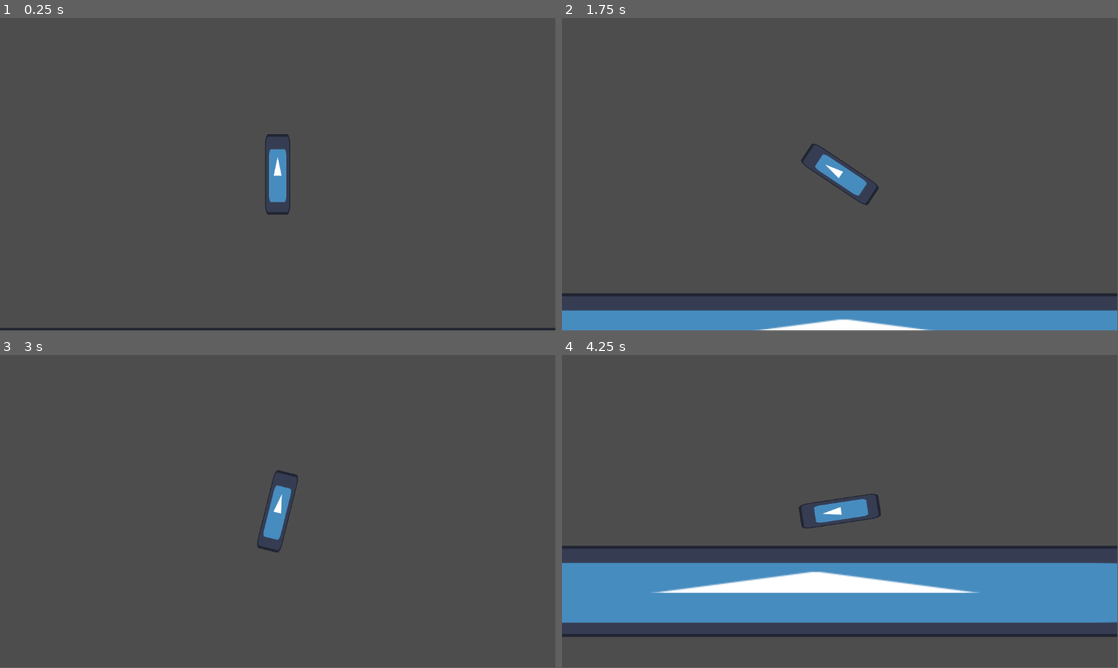
Above: before the commit, frames 1-4 (two rows, left to right).
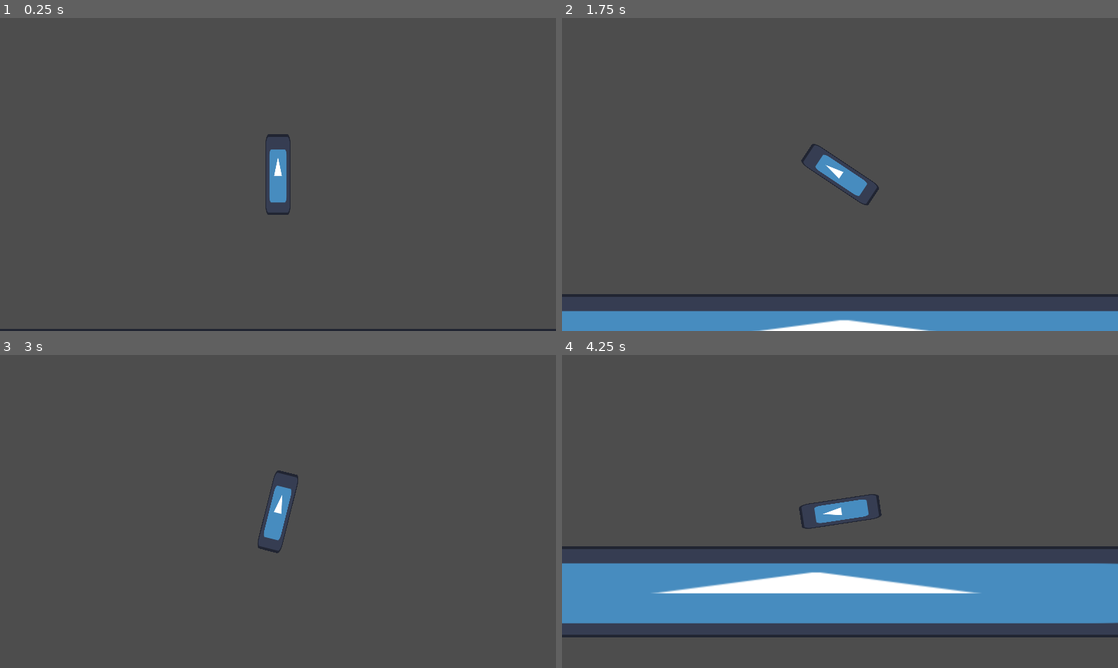
Above: after the commit, the same moments.

Repository: Someone-That/Getaway-Shooting
Game: Godot game, scene res://Scenes/main.tscn
The game is run twice, just before and just after one commit, with the same random seed, the same clock (stepped at 60 frames per second) and the same inputs. The engine's default icon, where the game draws it, is replaced by a stand-in: a white triangle on a blue panel in a dark square.
Inputs:
- Up to frame 1 (0.25 s): no input
- Up to frame 2 (1.75 s): hold E (p1right) 0.53-1.28 s; tap R (p1use) at 0.6, 1.35 s; hold W (p1left) from 1.28 s (still down)
- Up to frame 3 (3 s): release W (p1left) at 2.03 s; hold E (p1right) from 2.03 s (still down); tap R (p1use) at 2.1, 2.85 s
- Up to frame 4 (4.25 s): release E (p1right) at 3.53 s; hold W (p1left) from 3.53 s (still down); tap R (p1use) at 3.6 s
In our replay, the window is 799x449 before the commit and 800x450 after it. These sizes can differ from the game's own. Grey fills any space a smaller window leaves; there, only what the larger window draws over its background counts as a difference.

The runs differ from the first frame. In frame 1, 0.5% of the frame differs, in the area x 0-100%, y 0-100%; in frame 2, 1.1%; in frame 3, 0.1%; in frame 4, 2.0%, in the area x 0-100%, y 44-91%.

Commit message:
Updated to Godot 4.0

Diff:
--- a/project.godot
+++ b/project.godot
@@ -12,8 +12,12 @@
 
 config/name="Getaway Shootout +"
 run/main_scene="res://Scenes/main.tscn"
-config/features=PackedStringArray("4.0", "Forward Plus")
+config/features=PackedStringArray("4.1", "Forward Plus")
 config/icon="res://icon.svg"
+
+[display]
+
+window/stretch/mode="canvas_items"
 
 [input]
 
Not shown, changed: .gitignore
